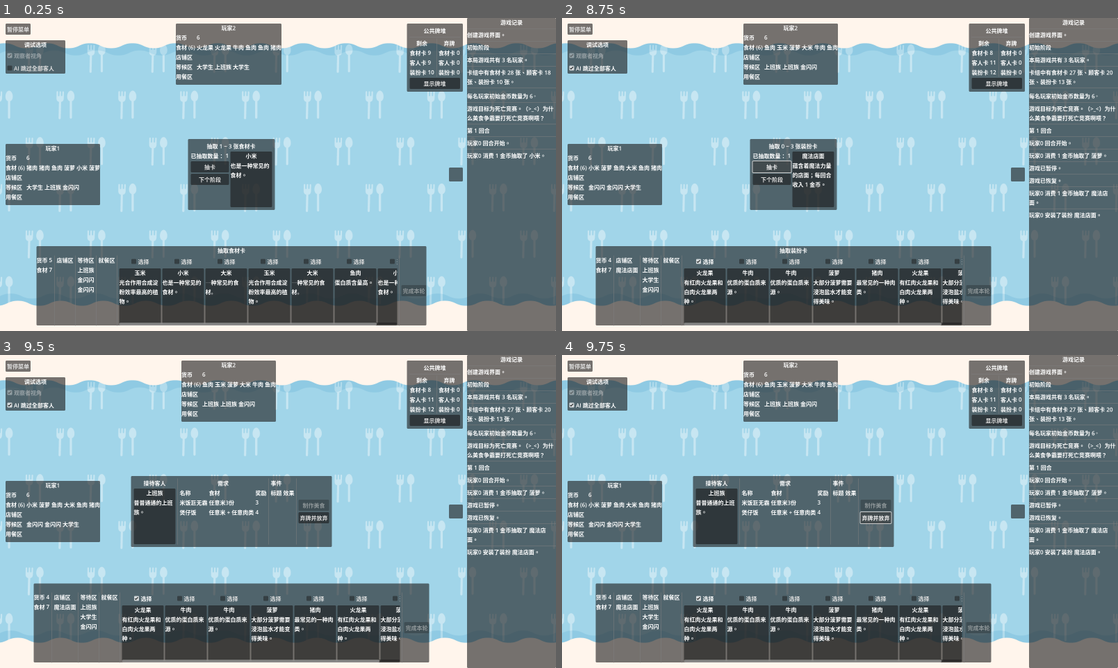
Above: before the commit, frames 1-4 (two rows, left to right).
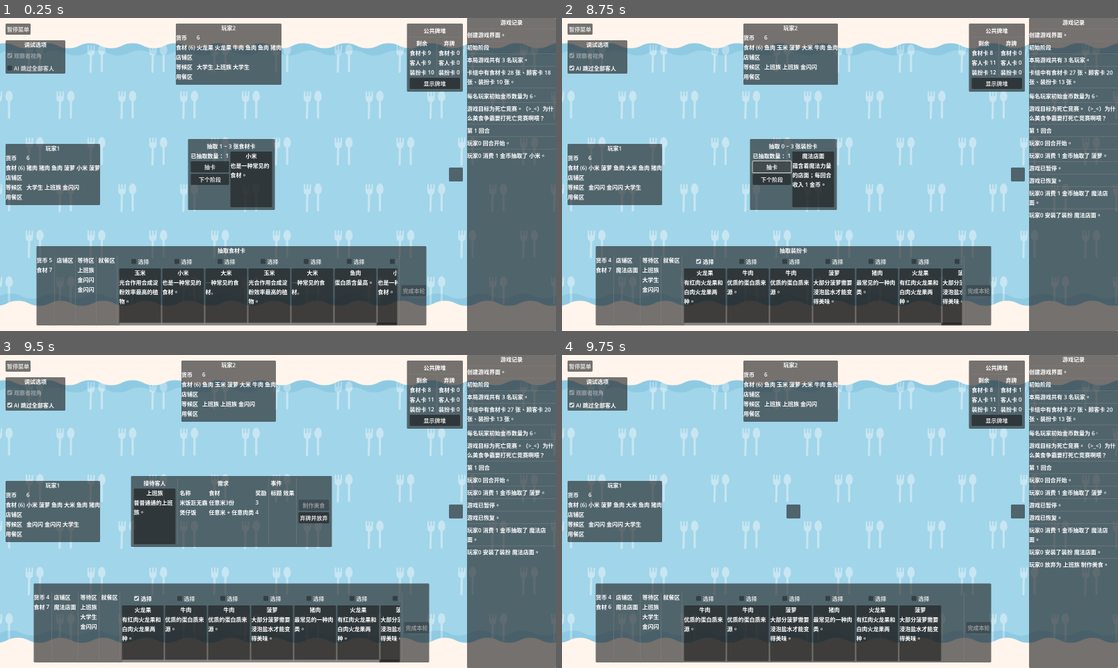
Above: after the commit, the same moments.

Repository: LautskyStudio/FoodCombat
Game: Godot game, scene res://scenes/play_screen.tscn
The game is run twice, just before and just after one commit, with the same random seed, the same clock (stepped at 60 frames per second) and the same inputs.
Inputs:
- Up to frame 1 (0.25 s): no input
- Up to frame 2 (8.75 s): click "抽卡" at 0.5 s; click "暂停菜单" at 1.25 s; click "返回主菜单" at 2 s; click "开 始 游 戏" at 2.75 s; click "下个阶段" at 3.5 s; click "选择" at 4.25 s; click "显示牌堆" at 5 s; click "AI 跳过全部客人" at 5.75 s; click "暂停菜单" at 6.5 s; click "取消" at 7.25 s; click "抽卡" at 8 s
- Up to frame 3 (9.5 s): click "下个阶段" at 8.75 s
- Up to frame 4 (9.75 s): click "弃牌并放弃" at 9.5 s

Frames 1-3 are identical in both runs. In frame 4, 11% of the frame differs, in the area x 8-98%, y 10-99%.
Error before the commit: Invalid call. Nonexistent function 'can_be_fulfilled_by' in base 'Nil'. (res://scenes/play_screen/step_4.gd:33)
Error after the commit: Invalid call. Nonexistent function 'can_be_fulfilled_by' in base 'Nil'. (res://scenes/play_screen/step_5.gd:33)

Commit message:
编写步骤5

Diff:
--- a/models/player/player_state.gd
+++ b/models/player/player_state.gd
@@ -17,16 +17,19 @@
 func enter(_args := {}) -> void:
 	if turn != player.game.turn:
 		turn = player.game.turn
-		_reset()
+		_on_first_enter_at_this_turn(_args)
 
 
 # 本回合初次进入此阶段时的效果
-func _reset() -> void:
+func _on_first_enter_at_this_turn(_args := {}) -> void:
 	pass
 
 
-func lose_when_bankrupts() -> void:
+func bankrupts() -> bool:
 	if player.is_lost:
 		state_machine.transit_to('Inactive')
 		Log.push("%s 破产了！" % [player.player_name])
 		player.finish_turn()
+		return true
+
+	return false
--- a/models/player/states/step_0.gd
+++ b/models/player/states/step_0.gd
@@ -10,9 +10,11 @@
 
 func enter(args := {}) -> void:
 	super.enter(args)
-	state_machine.transit_to("Step1")
 
-
-func _reset() -> void:
 	for decoration in player.decorations:
 		decoration.effect.call(player.game, player, "turn_started", {})
+
+	if bankrupts():
+		return
+
+	state_machine.transit_to("Step1")
--- a/models/player/states/step_1.gd
+++ b/models/player/states/step_1.gd
@@ -23,10 +23,6 @@
 func enter(args := {}) -> void:
 	super.enter(args)
 
-	player.is_finishing_turn_allowed = false
-
-
-func _reset() -> void:
 	drawn_count = 0
 	draw_card()
 
@@ -38,7 +34,9 @@
 func draw_card() -> void:
 	player.coins -= 1
 	drawn_count += 1
-	lose_when_bankrupts()
+
+	if bankrupts():
+		return
 
 	var card = player.game.get_food_material_card()
 	player.food_materials.append(card)
--- a/models/player/states/step_2.gd
+++ b/models/player/states/step_2.gd
@@ -23,9 +23,6 @@
 func enter(args := {}) -> void:
 	super.enter(args)
 
-
-func _reset() -> void:
-	turn = player.game.turn
 	drawn_count = 0
 
 
@@ -36,11 +33,12 @@
 func draw_card() -> void:
 	player.coins -= 1
 	drawn_count += 1
-	lose_when_bankrupts()
+
+	if bankrupts():
+		return
 
 	var card = player.game.get_decoration_card()
+	card_drawn.emit(card)
 	Log.push("%s 消费 1 金币抽取了 %s。" % [player.player_name, card.title])
 
 	player.install_decoration_card(card)
-
-	card_drawn.emit(card)
--- a/models/player/states/step_3.gd
+++ b/models/player/states/step_3.gd
@@ -6,11 +6,10 @@
 
 func enter(args := {}) -> void:
 	super.enter(args)
-	state_machine.transit_to("Step4")
 
-
-func _reset() -> void:
 	if len(player.eating_area) > 0:
 		player.helding_customers.append_array(player.eating_area)
 		player.eating_area.clear()
 		player.notify_eating_area_changed()
+
+	state_machine.transit_to("Step4")
--- a/models/player/states/step_4.gd
+++ b/models/player/states/step_4.gd
@@ -6,36 +6,27 @@
 
 var customer: Customer
 
+var customer_received_at_current_turn := 0
+
 
 func enter(args := {}) -> void:
-	if len(player.food_materials) == 0:
+	super.enter(args)
+
+	if customer_received_at_current_turn >= 3 or len(player.food_materials) == 0:
 		state_machine.transit_to('Step9')
 		return
 
-	super.enter(args)
+	customer = _get_customer()
+	customer_received_at_current_turn += 1
+
+	state_machine.transit_to("Step5", {'customer': customer})
 
 
-func _reset() -> void:
-	customer = _get_customer()
+func _on_first_enter_at_this_turn(_args := {}) -> void:
+	customer_received_at_current_turn = 0
 
 
 func _get_customer() -> Customer:
 	if len(player.waiting_area) > 0:
 		return player.waiting_area.pop_front()
 	return player.game.remaining_customers.pop_back()
-
-
-func submit(materials: Array[FoodMaterial]) -> void:
-	if customer.can_be_fulfilled_by(materials):
-		var reward = customer.get_reward_for(materials)
-		player.coins += reward
-		Log.push("%s 为 %s 制作出了美食，获得了 %d 金币。" % [player.player_name, customer.title, reward])
-	discard(materials)
-
-
-func discard(materials: Array[FoodMaterial]) -> void:
-	for item in materials:
-		var idx = player.food_materials.find(item)
-		player.food_materials.remove_at(idx)
-		player.game.discarded_food_materials.append(item)
-	state_machine.transit_to("Step5")
--- a/models/player/states/step_5.gd
+++ b/models/player/states/step_5.gd
@@ -1,5 +1,32 @@
 extends PlayerState
 
 
-func enter(_args := {}) -> void:
-	player.is_finishing_turn_allowed = false
+var customer: Customer
+
+
+func enter(args := {}) -> void:
+	super.enter(args)
+	customer = args['customer']
+	assert(customer != null)
+
+
+func submit(materials: Array[FoodMaterial]) -> void:
+	if customer.can_be_fulfilled_by(materials):
+		var reward = customer.get_reward_for(materials)
+		player.coins += reward
+		Log.push("%s 为 %s 制作出了美食，获得了 %d 金币。" % [player.player_name, customer.title, reward])
+	_discard(materials)
+
+
+func discard(materials: Array[FoodMaterial]) -> void:
+	Log.push('%s 放弃为 %s 制作美食。' % [player.player_name, customer.title])
+	_discard(materials)
+
+
+func _discard(materials: Array[FoodMaterial]) -> void:
+	for item in materials:
+		var idx = player.food_materials.find(item)
+		player.food_materials.remove_at(idx)
+		player.game.discarded_food_materials.append(item)
+		player.notify_food_materials_changed()
+	state_machine.transit_to("Step6", {'customer': customer})
--- a/models/player/states/step_6.gd
+++ b/models/player/states/step_6.gd
@@ -1,5 +1,13 @@
 extends PlayerState
 
 
-func enter(_args := {}) -> void:
-	player.is_finishing_turn_allowed = false
+# 6. 步骤2结束后，如果客人卡写有事件，则需要根据事件内容执行相应动作。
+
+
+var customer: Customer
+
+
+func enter(args := {}) -> void:
+	super.enter(args)
+	customer = args['customer']
+	assert(customer != null)
--- a/scenes/play_screen.tscn
+++ b/scenes/play_screen.tscn
@@ -17,7 +17,7 @@
 [ext_resource type="PackedScene" uid="uid://cfwec6ywv14j3" path="res://scenes/play_screen/step_1.tscn" id="11_trudk"]
 [ext_resource type="PackedScene" uid="uid://cxn6gfn8y35ul" path="res://models/player/player.tscn" id="12_dpxem"]
 [ext_resource type="PackedScene" uid="uid://bmfnye5sbivpx" path="res://scenes/play_screen/step_2.tscn" id="12_ypkra"]
-[ext_resource type="PackedScene" uid="uid://c1qp3clg4qov" path="res://scenes/play_screen/step_4.tscn" id="13_h6lxk"]
+[ext_resource type="PackedScene" uid="uid://c1qp3clg4qov" path="res://scenes/play_screen/step_5.tscn" id="13_h6lxk"]
 
 [node name="PlayScreen" type="Control"]
 layout_mode = 3
@@ -217,11 +217,11 @@
 layout_mode = 2
 state_path = NodePath("../../../../../../Players/Player0/StateMachine/Step2")
 
-[node name="Step4" parent="HUD/HSplitContainer/GameArea/CenterContainer/MarginContainer" instance=ExtResource("13_h6lxk")]
-unique_name_in_owner = true
-visible = false
-layout_mode = 2
-state_path = NodePath("../../../../../../Players/Player0/StateMachine/Step4")
+[node name="Step5" parent="HUD/HSplitContainer/GameArea/CenterContainer/MarginContainer" instance=ExtResource("13_h6lxk")]
+unique_name_in_owner = true
+visible = false
+layout_mode = 2
+state_path = NodePath("../../../../../../Players/Player0/StateMachine/Step5")
 
 [node name="BottomPlayerContainer" type="PanelContainer" parent="HUD/HSplitContainer/GameArea"]
 layout_mode = 1
--- a/scenes/play_screen/step_4.gd
+++ b/scenes/play_screen/step_5.gd
@@ -49,8 +49,8 @@
 
 
 func _on_submit_button_pressed() -> void:
-	pass # Replace with function body.
+	state.submit(_materials)
 
 
 func _on_discard_button_pressed() -> void:
-	pass # Replace with function body.
+	state.discard(_materials)
--- a/scenes/play_screen/step_4.tscn
+++ b/scenes/play_screen/step_5.tscn
@@ -1,10 +1,10 @@
 [gd_scene load_steps=3 format=3 uid="uid://c1qp3clg4qov"]
 
-[ext_resource type="Script" path="res://scenes/play_screen/step_4.gd" id="1_e5fsr"]
+[ext_resource type="Script" path="res://scenes/play_screen/step_5.gd" id="1_7hfep"]
 [ext_resource type="PackedScene" uid="uid://basr5mxkjqjlv" path="res://models/card/visual_card.tscn" id="2_ohkog"]
 
-[node name="Step4" type="BoxContainer"]
-script = ExtResource("1_e5fsr")
+[node name="Step5" type="BoxContainer"]
+script = ExtResource("1_7hfep")
 
 [node name="HBoxContainer" type="HBoxContainer" parent="."]
 layout_mode = 2
